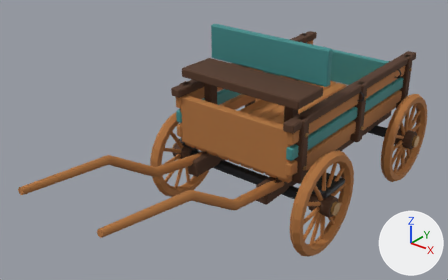
What one commit did to the glTF model public/assets/models/prop_merchant_carriage_a.glb.
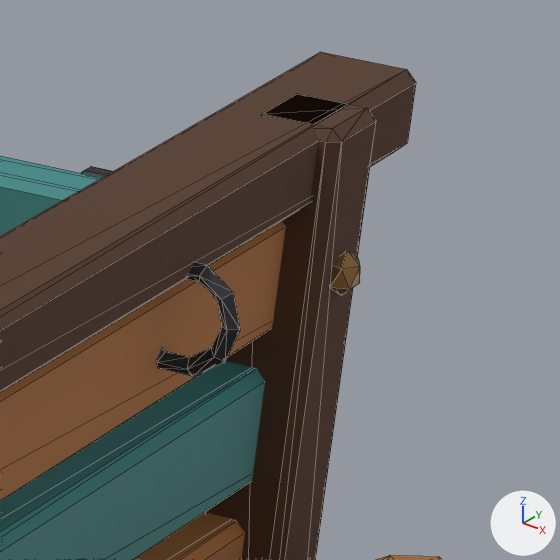
There are two pictures of each version: one whole from a 50 mm camera at (3.54, -5.88, 3.91) aimed at (-0.22, -1.19, 1.0), one close up on the part from 85% to 96% of the width and 17% to 34% of the height. The axes (+X, +Y, +Z) are drawn at lower right. The lights are the same throughout. The last two pictures show the newer version. The close-ups show mesh edges as thin lines. Where no turn or scale is listed for an object, it has been applied to the vertices. Vertices at exactly the same position are counted once.

In view in the first close-up: 'prop_merchant_carriage_a_chassis_1', 'prop_merchant_carriage_a_deck_00', 'prop_merchant_carriage_a_driver_back', 'prop_merchant_carriage_a_rivet_1_0_100', 'prop_merchant_carriage_a_step_1', 'prop_merchant_carriage_a_tailgate_panel' and 2 more.
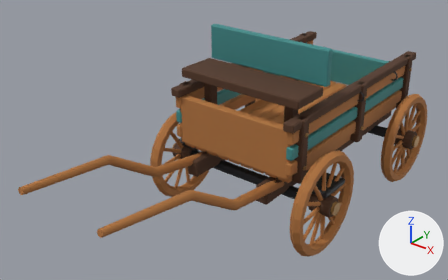
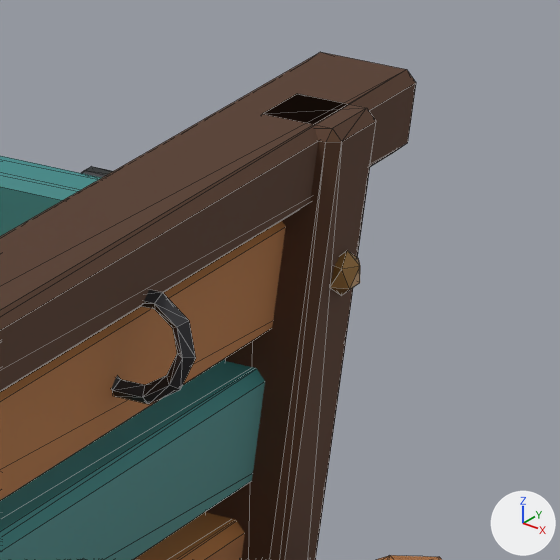
Where the newer file only moved an object's origin or applied its transform, the numbers keep the older frame.

What differs and where, as boxes [x1, y1, x2, y2] in the close-ups (560 x 560 px):
'prop_merchant_carriage_a_step_1', reshaped
    before: [156, 262, 240, 376]
    after: [111, 290, 196, 404]

The change in detail:
me_prop_merchant_carriage_a_step_1_mesh is used by ob_prop_merchant_carriage_a_step_1; location (0.0, -0.108, 1.065).
me_prop_merchant_carriage_a_step_1_mesh had 208 vertices, 408 faces and spanned x -1.0..1.0, y -0.98..0.98, z -0.39..0.39.
me_prop_merchant_carriage_a_step_1_mesh now has 208 vertices, 408 faces and spans x -1.0..1.0, y -0.98..0.87, z -0.39..0.39.
me_prop_merchant_carriage_a_step_1_mesh part 1: the loose piece of 40 vertices spanning x 0.71..0.83, y 0.96..0.98, z 0.28..0.39 is moved by (0.0, -0.1, 0.0).
Other edits to the shape of me_prop_merchant_carriage_a_step_1_mesh do not show in these pictures.
